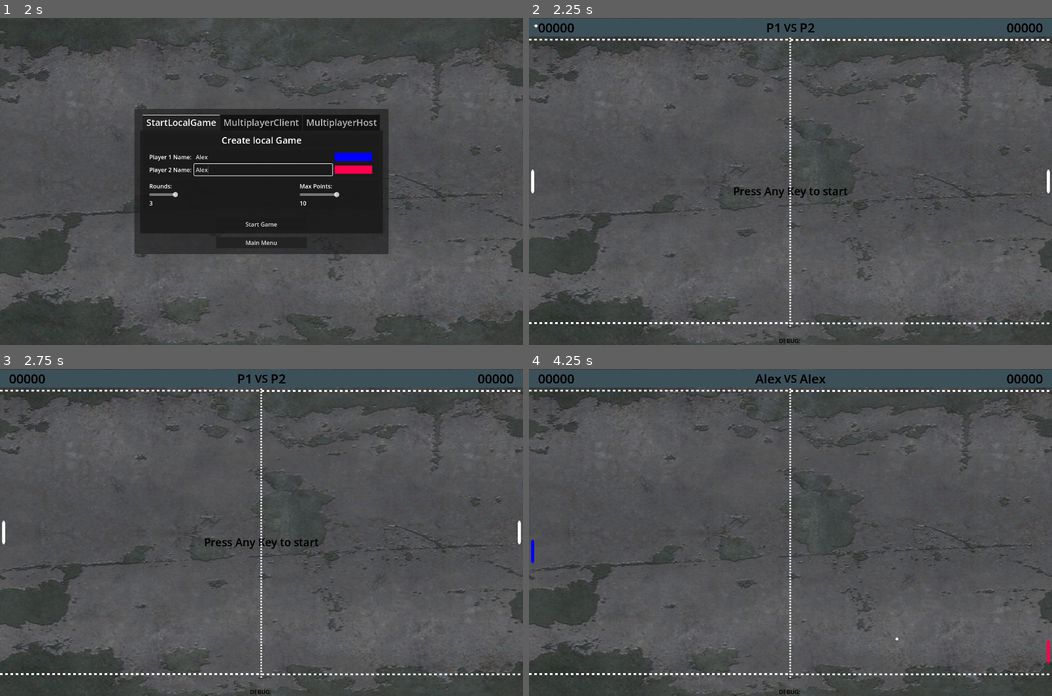
Above: before the commit, frames 1-4 (two rows, left to right).
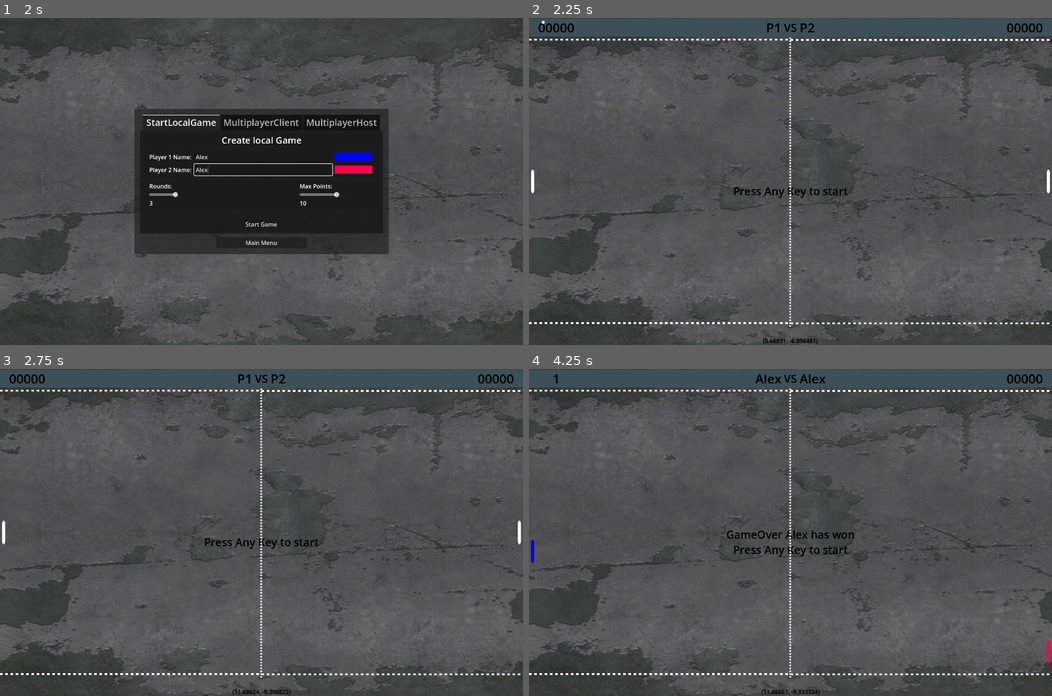
Above: after the commit, the same moments.

Repository: Fox-Alpha/Pong_Godot_4_Multiplayer
Game: Godot game, scene res://assets/Gui/MainMenu.tscn
The game is run twice, just before and just after one commit, with the same random seed, the same clock (stepped at 60 frames per second) and the same inputs.
Inputs (mouse positions are in pixels of both pictures, inside the frame that each line leads up to):
- Up to frame 1 (2 s): click "Start Game" at 0.5 s; click (261, 155) at 1.27 s; type "Alex" at 1.35 s; click (261, 168) at 1.5 s; type "Alex" at 1.58 s
- Up to frame 2 (2.25 s): click "Start Game" at 2 s
- Up to frame 3 (2.75 s): no input
- Up to frame 4 (4.25 s): tap Enter at 2.75 s; move the mouse to (905, 516) at 2.77 s; hold W (p1_up) 2.78-3.53 s; hold Down (p2_down) 2.78-3.53 s; click (905, 516) at 2.92 s; move the mouse to (685, 548) at 3.52 s; hold S (p1_down) from 3.53 s (still down); tap Up (p2_up) at 3.6 s

Frame 1 is identical in both runs. In frame 2, less than 0.1% of the frame differs, in the area x 1-56%, y 0-100%; in frame 3, less than 0.1%; in frame 4, 0.7%, in the area x 1-71%, y 1-100%.

Commit message:
Chg: Refactor Velocity calculation after bouncing ===: Slidly increase ball speed to a maximum

Diff:
--- a/assets/ball/ball_body.gd
+++ b/assets/ball/ball_body.gd
@@ -1,28 +1,41 @@
 extends CharacterBody2D
 
-var speed = 200
-#velocity = Vector2.ZERO
+const SPEED : float = 200.0
+var _speed : float = 0.0
+var ballspeed : Vector2 = Vector2.ZERO
+
+var dbg : Control = null
 
 
 func _ready():
 	Game.connect("New_Game_Started", reset, CONNECT_DEFERRED)
 	Game.connect("Next_Round_Started", reset, CONNECT_DEFERRED)
+
 	randomize()
 	velocity.x = [-1,1][randi() % 2]
-	velocity.y = [-1,1][randi() % 2]
+	velocity.y = [-0.8, 0.8][randi() % 2]
+
+	_speed = SPEED
 
 
 func _physics_process(delta):
-	var collision = move_and_collide(velocity * speed * delta)
+	_speed = clampf(_speed * 1.1, SPEED, 700.0)
+	ballspeed =  velocity * delta * _speed
+	ballspeed = ballspeed.clamp(Vector2(-15, -15), Vector2(15, 15))
+	var collision = move_and_collide(ballspeed)
 	if collision:
 		velocity = velocity.bounce(collision.get_normal())
+	if Game.DebugControl:
+		Game.DebugControl.SetDebugText.emit(str(ballspeed))
+
 
 func reset():
-	speed = 200
 	position =  get_viewport_rect().get_center()
 	randomize()
 	velocity.x = [-1,1][randi() % 2]
-	velocity.y = [-1,1][randi() % 2]
+	velocity.y = [-0.8, 0.8][randi() % 2]
+	_speed = SPEED
+
 
 func _on_visible_on_screen_notifier_2d_screen_exited():
 	if(!Game.hasGamestartet):
